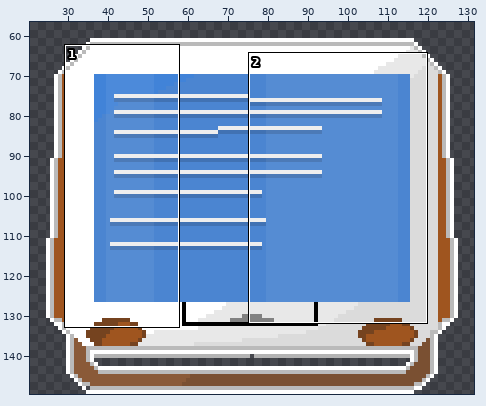
Edited in one commit: pixel-art file (SPRITES/monitor_upgr_2.ase). Above: a wide view before the commit, with the close-up outlined.
Close-up. First the earlier version:
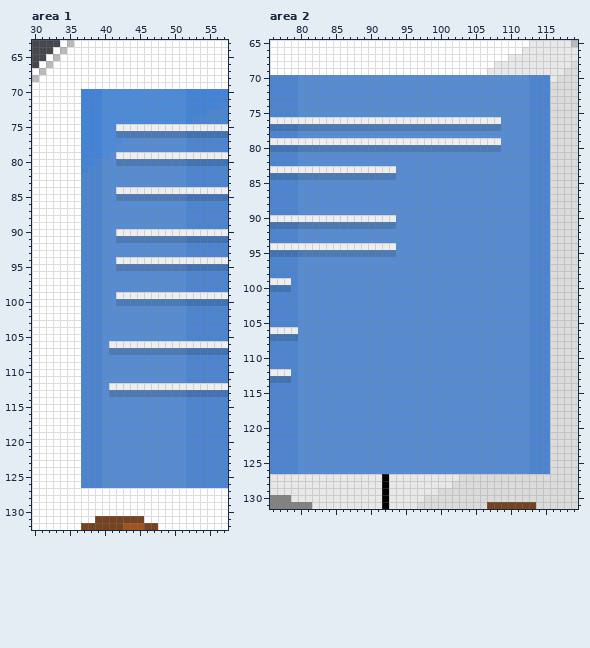
150x150 pixels, 1 frame. Colours within 5 levels of each other are drawn and written as one. Shown: area 1: x 30..57, y 63..132; area 2: x 76..119, y 65..131. The wide view leaves out empty margins.
The same view after the edit:
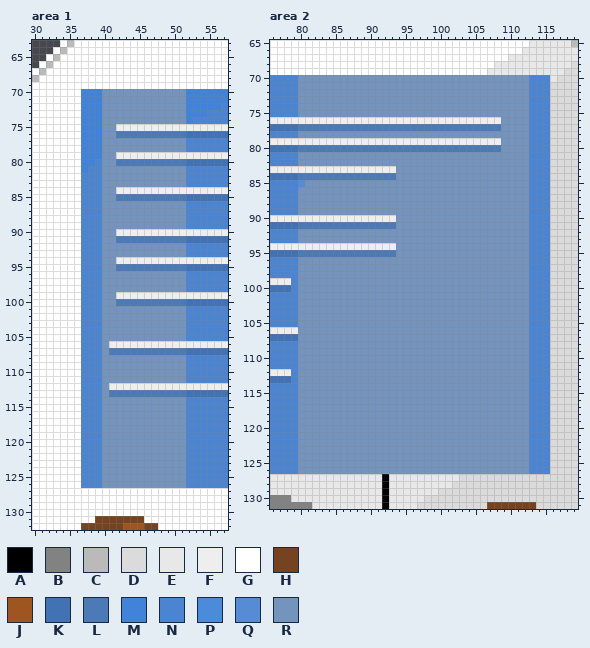
Palette (. is transparent): A #000000  B #828282  C #bababa  D #dbdbdb  E #e8e8e8  F #eeeeee  G #ffffff  H #75431f  J #9f551f  K #4172b3  L #4c7ab7  M #4183d8  N #4b85d1  P #4c8ada  Q #558cd3  R #7494bd
Commit: Added a few new monitor sprites. Monitor upgrades added to map script code.
Changes in this commit:
Changed rows in their new state; - is an unchanged pixel.
Area 1, layer "CRT2":
first column x 40:
 70 RRRRRRRRRRRR
 71 RRRRRRRRRRRR
 72 RRRRRRRRRRRR
 73 RRRRRRRRRRRR
 74 RRRRRRRRRRRR
 75 RR----------
 76 RR----------
 77 RRRRRRRRRRRR
 78 RRRRRRRRRRRR
 79 RR----------
 80 RR----------
 81 RRRRRRRRRRRR
 82 RRRRRRRRRRRR
 83 RRRRRRRRRRRR
 84 RR----------
 85 RR----------
 86 RRRRRRRRRRRR
 87 RRRRRRRRRRRR
 88 RRRRRRRRRRRR
 89 RRRRRRRRRRRR
 90 RR----------
 91 RR----------
 92 RRRRRRRRRRRR
 93 RRRRRRRRRRRR
 94 RR----------
 95 RR----------
 96 RRRRRRRRRRRR
 97 RRRRRRRRRRRR
 98 RRRRRRRRRRRR
 99 RR----------
100 RR----------
101 RRRRRRRRRRRR
102 RRRRRRRRRRRR
103 RRRRRRRRRRRR
104 RRRRRRRRRRRR
105 RRRRRRRRRRRR
106 R-----------
107 R-----------
108 RRRRRRRRRRRR
109 RRRRRRRRRRRR
110 RRRRRRRRRRRR
111 RRRRRRRRRRRR
112 R-----------
113 R-----------
114 RRRRRRRRRRRR
115 RRRRRRRRRRRR
116 RRRRRRRRRRRR
117 RRRRRRRRRRRR
118 RRRRRRRRRRRR
119 RRRRRRRRRRRR
120 RRRRRRRRRRRR
121 RRRRRRRRRRRR
122 RRRRRRRRRRRR
123 RRRRRRRRRRRR
124 RRRRRRRRRRRR
125 RRRRRRRRRRRR
126 RRRRRRRRRRRR
Area 2, layer "CRT2":
first column x 80:
 70 RRRRRRRRRRRRRRRRRRRRRRRRRRRRRRRRR
 71 RRRRRRRRRRRRRRRRRRRRRRRRRRRRRRRRR
 72 RRRRRRRRRRRRRRRRRRRRRRRRRRRRRRRRR
 73 RRRRRRRRRRRRRRRRRRRRRRRRRRRRRRRRR
 74 RRRRRRRRRRRRRRRRRRRRRRRRRRRRRRRRR
 75 RRRRRRRRRRRRRRRRRRRRRRRRRRRRRRRRR
 76 -----------------------------RRRR
 77 -----------------------------RRRR
 78 RRRRRRRRRRRRRRRRRRRRRRRRRRRRRRRRR
 79 -----------------------------RRRR
 80 -----------------------------RRRR
 81 RRRRRRRRRRRRRRRRRRRRRRRRRRRRRRRRR
 82 RRRRRRRRRRRRRRRRRRRRRRRRRRRRRRRRR
 83 --------------RRRRRRRRRRRRRRRRRRR
 84 --------------RRRRRRRRRRRRRRRRRRR
 85 -RRRRRRRRRRRRRRRRRRRRRRRRRRRRRRRR
 86 RRRRRRRRRRRRRRRRRRRRRRRRRRRRRRRRR
 87 RRRRRRRRRRRRRRRRRRRRRRRRRRRRRRRRR
 88 RRRRRRRRRRRRRRRRRRRRRRRRRRRRRRRRR
 89 RRRRRRRRRRRRRRRRRRRRRRRRRRRRRRRRR
 90 --------------RRRRRRRRRRRRRRRRRRR
 91 --------------RRRRRRRRRRRRRRRRRRR
 92 RRRRRRRRRRRRRRRRRRRRRRRRRRRRRRRRR
 93 RRRRRRRRRRRRRRRRRRRRRRRRRRRRRRRRR
 94 --------------RRRRRRRRRRRRRRRRRRR
 95 --------------RRRRRRRRRRRRRRRRRRR
 96 RRRRRRRRRRRRRRRRRRRRRRRRRRRRRRRRR
 97 RRRRRRRRRRRRRRRRRRRRRRRRRRRRRRRRR
 98 RRRRRRRRRRRRRRRRRRRRRRRRRRRRRRRRR
 99 RRRRRRRRRRRRRRRRRRRRRRRRRRRRRRRRR
100 RRRRRRRRRRRRRRRRRRRRRRRRRRRRRRRRR
101 RRRRRRRRRRRRRRRRRRRRRRRRRRRRRRRRR
102 RRRRRRRRRRRRRRRRRRRRRRRRRRRRRRRRR
103 RRRRRRRRRRRRRRRRRRRRRRRRRRRRRRRRR
104 RRRRRRRRRRRRRRRRRRRRRRRRRRRRRRRRR
105 RRRRRRRRRRRRRRRRRRRRRRRRRRRRRRRRR
106 RRRRRRRRRRRRRRRRRRRRRRRRRRRRRRRRR
107 RRRRRRRRRRRRRRRRRRRRRRRRRRRRRRRRR
108 RRRRRRRRRRRRRRRRRRRRRRRRRRRRRRRRR
109 RRRRRRRRRRRRRRRRRRRRRRRRRRRRRRRRR
110 RRRRRRRRRRRRRRRRRRRRRRRRRRRRRRRRR
111 RRRRRRRRRRRRRRRRRRRRRRRRRRRRRRRRR
112 RRRRRRRRRRRRRRRRRRRRRRRRRRRRRRRRR
113 RRRRRRRRRRRRRRRRRRRRRRRRRRRRRRRRR
114 RRRRRRRRRRRRRRRRRRRRRRRRRRRRRRRRR
115 RRRRRRRRRRRRRRRRRRRRRRRRRRRRRRRRR
116 RRRRRRRRRRRRRRRRRRRRRRRRRRRRRRRRR
117 RRRRRRRRRRRRRRRRRRRRRRRRRRRRRRRRR
118 RRRRRRRRRRRRRRRRRRRRRRRRRRRRRRRRR
119 RRRRRRRRRRRRRRRRRRRRRRRRRRRRRRRRR
120 RRRRRRRRRRRRRRRRRRRRRRRRRRRRRRRRR
121 RRRRRRRRRRRRRRRRRRRRRRRRRRRRRRRRR
122 RRRRRRRRRRRRRRRRRRRRRRRRRRRRRRRRR
123 RRRRRRRRRRRRRRRRRRRRRRRRRRRRRRRRR
124 RRRRRRRRRRRRRRRRRRRRRRRRRRRRRRRRR
125 RRRRRRRRRRRRRRRRRRRRRRRRRRRRRRRRR
126 RRRRRRRRRRRRRRRRRRRRRRRRRRRRRRRRR
Where, in picture pixels (left, top, right, bottom), the same in both close-ups:
changed: (102, 89, 186, 488)
changed: (298, 75, 529, 474)
